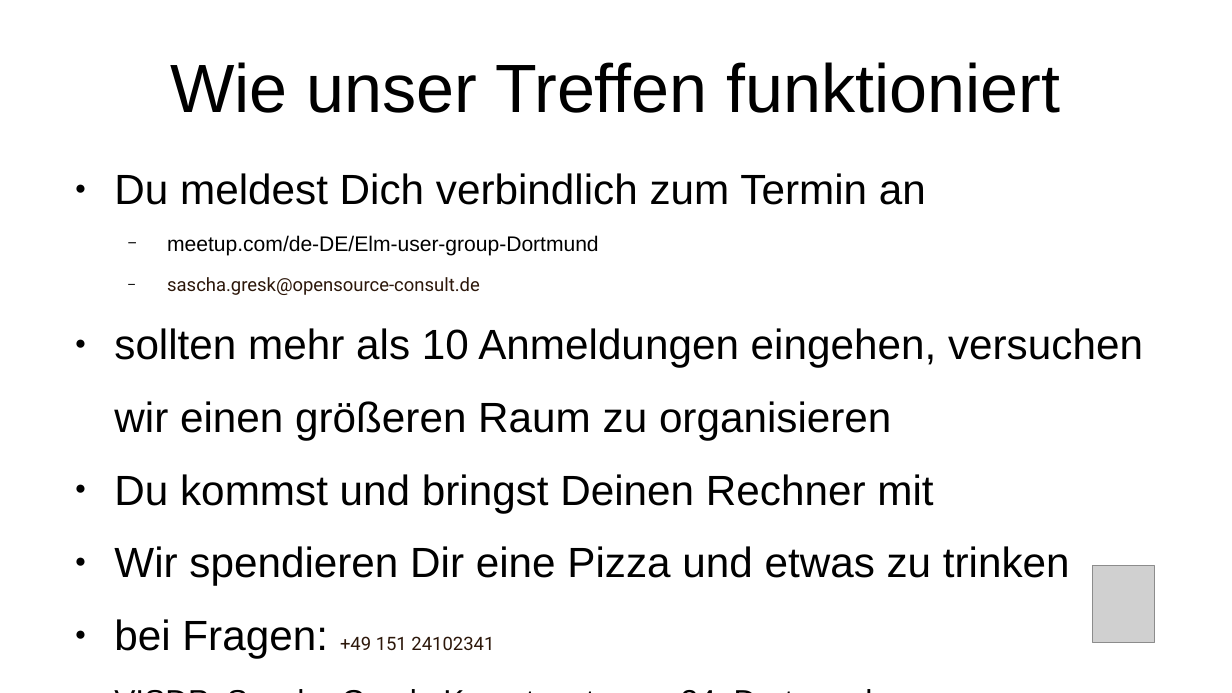
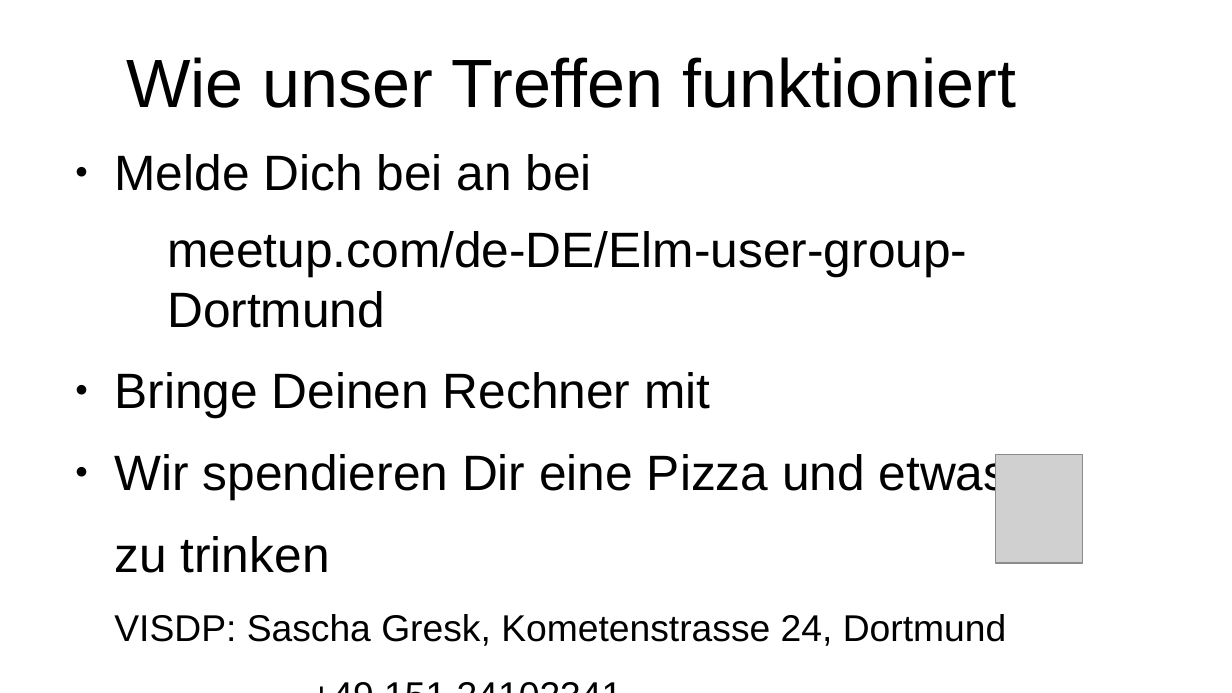
Before and after one commit to zmijunkie/elm-user-gruppe-dortmund, a slide deck: slide 4 of Flyer02.odp. Drawn at 1232x693 pixels with LibreOffice and Linux fonts; fonts in the diff are those of the drawing; grey boxes stand for pictures. Boxes give left, top, right and bottom in pixels: in the first picture for what was removed or moved away, otherwise in the second. Text is boxed around its words. In the diff, an @@ line names an element or a change of style, - is before the commit and + after.

```diff
--- a/Flyer02.odp
+++ b/Flyer02.odp
@@ title "Wie unser Treffen funktioniert": place and size @@
-title "Wie unser Treffen funktioniert" at bbox=[170, 62, 1061, 113]
+title "Wie unser Treffen funktioniert" at bbox=[126, 57, 1017, 108]
@@ text at bbox=[114, 154, 1009, 646]: paragraph added @@
++49 151 24102341
@@ text "Melde Dich bei an bei": place and size @@
-text "Melde Dich bei an bei" at bbox=[114, 173, 1143, 658]
+text "Melde Dich bei an bei" at bbox=[114, 154, 1009, 646]
@@ text at bbox=[114, 154, 592, 191]: text changed; size 27.2 to 32 pt @@
-● Du meldest Dich verbindlich zum Termin an
+● Melde Dich bei an bei
@@ text at bbox=[114, 231, 1007, 646]: size 13.6 to 32 pt in "meetup.com/de-DE/Elm-user-group-Dortmund"; size 20.4 to 24 pt in "VISDP: Sascha Gresk, Kometenstrasse 24, Dortmund"; bullet − to none; bullet ● to none @@
@@ text at bbox=[114, 372, 1009, 573]: text changed; size 27.2 to 32 pt @@
-  − sascha.gresk@opensource-consult.de
-● sollten mehr als 10 Anmeldungen eingehen, versuchen
-wir einen größeren Raum zu organisieren
-● Du kommst und bringst Deinen Rechner mit
-● Wir spendieren Dir eine Pizza und etwas zu trinken
-● bei Fragen: +49 151 24102341
+● Bringe Deinen Rechner mit
+● Wir spendieren Dir eine Pizza und etwas
+zu trinken
@@ picture: place and size @@
-picture at bbox=[1093, 566, 1155, 643]
+picture at bbox=[996, 454, 1083, 562]
```
Also in this commit, not shown: 1 other slide changed.
